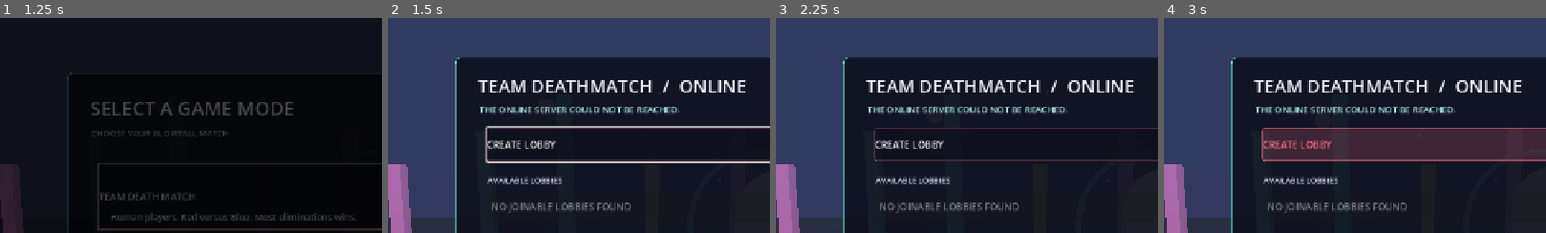
Above: before the commit, frames 1-4 (left to right).
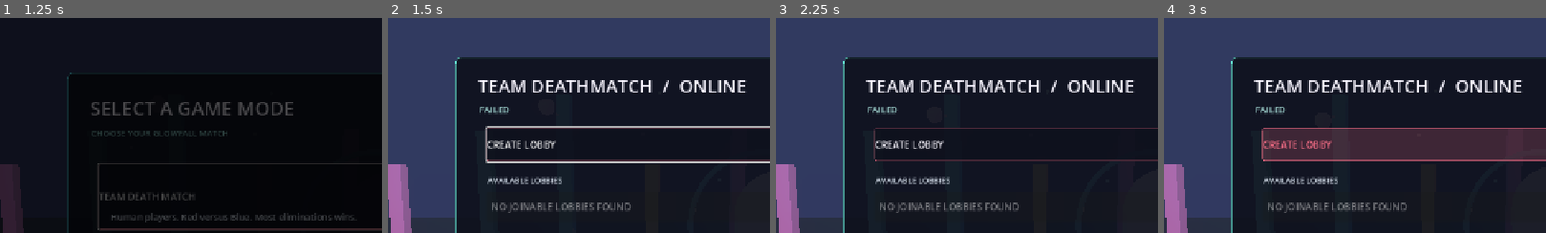
Above: after the commit, the same moments.

Repository: GameDevRocky/project-2
Game: Godot game, scene res://scenes/main.tscn
Same seed, same stepped clock (60 frames per second), same inputs: the game is played once before the commit and once after it.
Inputs (mouse positions are % of the whole screen's width and height, from its top left):
- Up to frame 1 (1.25 s): click "PLAY" at 0.5 s
- Up to frame 2 (1.5 s): tap Enter (ui_accept) at 1.25 s; move the mouse to (72, 45) at 1.27 s; press the mouse at (72, 45) at 1.28 s; hold D (move_right) from 1.28 s (still down)
- Up to frame 3 (2.25 s): tap Space (jump) at 1.52, 1.82 s; release D (move_right) at 2 s; release the mouse at (72, 45) at 2 s; click (42, 59) at 2.02 s; type "12" at 2.1 s
- Up to frame 4 (3 s): click "CREATE LOBBY" at 2.75 s
The pictures show only the part of the screen within x 15-65%, y 0-50%; the shares and areas given below are measured in that part.

Frame 1 is identical in both runs. In frame 2, 1.1% of the frame differs, in the area x 24-77%, y 41-45%; in frame 3, 1.1%; in frame 4, 1.1%.

Commit message:
Reduce Snitch health to two standard hits

Diff:
--- a/scripts/net/network_session.gd
+++ b/scripts/net/network_session.gd
@@ -40,7 +40,9 @@
 const TEAM_FFA := "FFA"
 const MAX_HEALTH := 100.0
 const MAX_SHIELD := 100.0
-const SNITCH_HEALTH := 35.0
+# Two ordinary 4.4-damage shots destroy a Snitch. High-damage abilities can
+# still destroy one in a single hit as part of their normal advantage.
+const SNITCH_HEALTH := 8.8
 const SNITCH_SYNC_INTERVAL := 0.1
 const Powers = preload("res://scripts/power_abilities.gd")
 const STATION_POSITIONS := [Vector3(-28.0, 0.0, -28.0), Vector3(33.0, 0.0, -31.0)]
Not shown, changed: MECHANICS.md
Not shown, changed: memory/INDEX.md
Not shown, added: memory/snitch-durability.md
